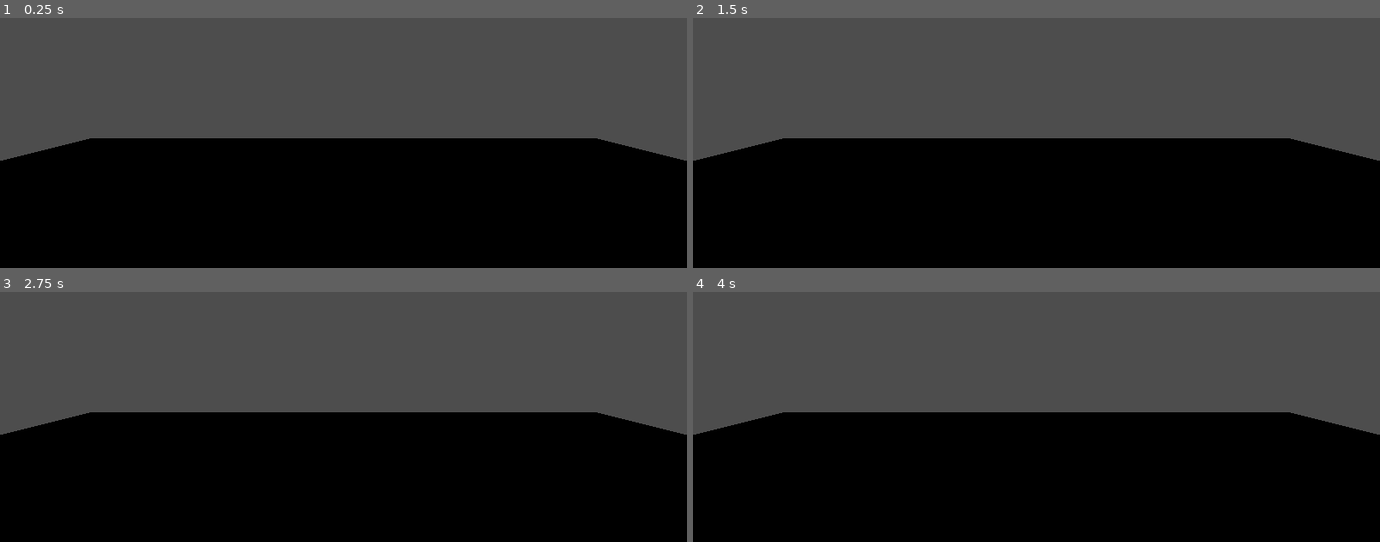
Above: before the commit, frames 1-4 (two rows, left to right).
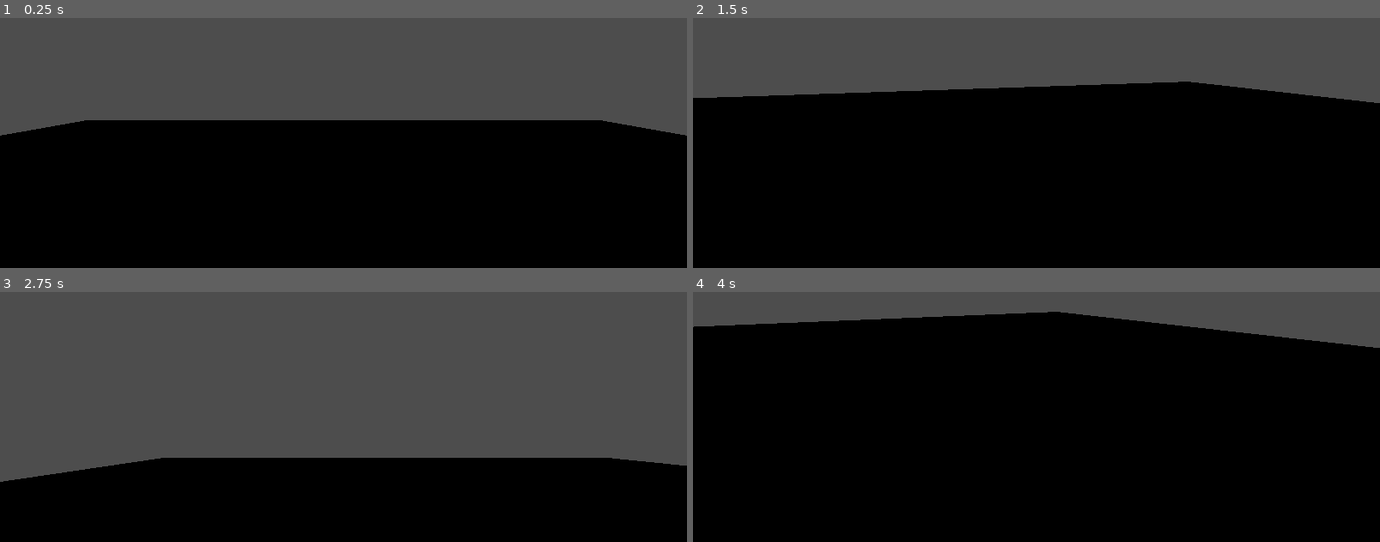
Above: after the commit, the same moments.

Repository: bmv1986/project-berezov
Game: Godot game, scene res://scenes/Main.tscn
Two runs of this game, one before a commit and one after it. Both use one fixed random seed, a clock stepped at 60 frames per second and the inputs below.
Inputs (mouse positions are in pixels of both pictures, inside the frame that each line leads up to):
- Up to frame 1 (0.25 s): no input
- Up to frame 2 (1.5 s): tap Enter (ui_accept) at 0.5, 0.77, 0.8, 1.07, 1.35 s; move the mouse to (1187, 55) at 0.52 s; hold Right (ui_right) 0.53-1.28 s; hold Shift 0.53-1.28 s; move the mouse to (899, 93) at 1.27 s; hold Down (ui_down) from 1.28 s (still down)
- Up to frame 3 (2.75 s): tap Enter (ui_accept) at 1.52, 1.82, 2.3 s; tap Shift at 1.55 s; move the mouse to (outside the picture) at 2.02 s; release Down (ui_down) at 2.03 s; hold Right (ui_right) from 2.03 s (still down); hold Shift from 2.03 s (still down)
- Up to frame 4 (4 s): move the mouse to (1002, 427) at 2.77 s; release Right (ui_right) at 2.78 s; release Shift at 2.78 s; hold Up (ui_up) 2.78-3.53 s; tap Shift at 2.85 s; tap Enter (ui_accept) at 3.02, 3.32, 3.6, 3.77 s; move the mouse to (1242, 407) at 3.52 s; hold Left (ui_left) from 3.53 s (still down)

The runs differ from the first frame. In frame 1, 7.6% of the frame differs, in the area x 0-100%, y 40-58%; in frame 2, 20%; in frame 3, 18%; in frame 4, 36%, in the area x 0-100%, y 7-58%.
Error before the commit: Parse Error: Member "velocity" redefined (original in native class 'CharacterBody3D') (res://scripts/Player.gd:7)

Commit message:
Изменил персонажа

Diff:
--- a/project.godot
+++ b/project.godot
@@ -1,5 +1,10 @@
 ; Engine configuration file.
-; Best edited from the editor.
+; It's best edited using the editor UI and not directly,
+; since the parameters that go here are not all obvious.
+;
+; Format:
+;   [section] ; section goes between []
+;   param=value ; assign values to parameters
 
 config_version=5
 
@@ -13,3 +18,38 @@
 
 window/size/viewport_width=1280
 window/size/viewport_height=720
+
+[input]
+
+ui_left={
+"deadzone": 0.5,
+"events": [Object(InputEventKey,"resource_local_to_scene":false,"resource_name":"","device":16,"window_id":0,"alt_pressed":false,"shift_pressed":false,"ctrl_pressed":false,"meta_pressed":false,"pressed":false,"keycode":4194319,"physical_keycode":0,"key_label":0,"unicode":0,"location":0,"echo":false,"script":null)
+, Object(InputEventJoypadButton,"resource_local_to_scene":false,"resource_name":"","device":-1,"button_index":13,"pressure":0.0,"pressed":false,"script":null)
+, Object(InputEventJoypadMotion,"resource_local_to_scene":false,"resource_name":"","device":-1,"axis":0,"axis_value":-1.0,"script":null)
+, Object(InputEventKey,"resource_local_to_scene":false,"resource_name":"","device":-1,"window_id":0,"alt_pressed":false,"shift_pressed":false,"ctrl_pressed":false,"meta_pressed":false,"pressed":false,"keycode":0,"physical_keycode":65,"key_label":0,"unicode":97,"location":0,"echo":false,"script":null)
+]
+}
+ui_right={
+"deadzone": 0.5,
+"events": [Object(InputEventKey,"resource_local_to_scene":false,"resource_name":"","device":16,"window_id":0,"alt_pressed":false,"shift_pressed":false,"ctrl_pressed":false,"meta_pressed":false,"pressed":false,"keycode":4194321,"physical_keycode":0,"key_label":0,"unicode":0,"location":0,"echo":false,"script":null)
+, Object(InputEventJoypadButton,"resource_local_to_scene":false,"resource_name":"","device":-1,"button_index":14,"pressure":0.0,"pressed":false,"script":null)
+, Object(InputEventJoypadMotion,"resource_local_to_scene":false,"resource_name":"","device":-1,"axis":0,"axis_value":1.0,"script":null)
+, Object(InputEventKey,"resource_local_to_scene":false,"resource_name":"","device":-1,"window_id":0,"alt_pressed":false,"shift_pressed":false,"ctrl_pressed":false,"meta_pressed":false,"pressed":false,"keycode":0,"physical_keycode":68,"key_label":0,"unicode":100,"location":0,"echo":false,"script":null)
+]
+}
+ui_up={
+"deadzone": 0.5,
+"events": [Object(InputEventKey,"resource_local_to_scene":false,"resource_name":"","device":16,"window_id":0,"alt_pressed":false,"shift_pressed":false,"ctrl_pressed":false,"meta_pressed":false,"pressed":false,"keycode":4194320,"physical_keycode":0,"key_label":0,"unicode":0,"location":0,"echo":false,"script":null)
+, Object(InputEventJoypadButton,"resource_local_to_scene":false,"resource_name":"","device":-1,"button_index":11,"pressure":0.0,"pressed":false,"script":null)
+, Object(InputEventJoypadMotion,"resource_local_to_scene":false,"resource_name":"","device":-1,"axis":1,"axis_value":-1.0,"script":null)
+, Object(InputEventKey,"resource_local_to_scene":false,"resource_name":"","device":-1,"window_id":0,"alt_pressed":false,"shift_pressed":false,"ctrl_pressed":false,"meta_pressed":false,"pressed":false,"keycode":0,"physical_keycode":87,"key_label":0,"unicode":119,"location":0,"echo":false,"script":null)
+]
+}
+ui_down={
+"deadzone": 0.5,
+"events": [Object(InputEventKey,"resource_local_to_scene":false,"resource_name":"","device":16,"window_id":0,"alt_pressed":false,"shift_pressed":false,"ctrl_pressed":false,"meta_pressed":false,"pressed":false,"keycode":4194322,"physical_keycode":0,"key_label":0,"unicode":0,"location":0,"echo":false,"script":null)
+, Object(InputEventJoypadButton,"resource_local_to_scene":false,"resource_name":"","device":-1,"button_index":12,"pressure":0.0,"pressed":false,"script":null)
+, Object(InputEventJoypadMotion,"resource_local_to_scene":false,"resource_name":"","device":-1,"axis":1,"axis_value":1.0,"script":null)
+, Object(InputEventKey,"resource_local_to_scene":false,"resource_name":"","device":-1,"window_id":0,"alt_pressed":false,"shift_pressed":false,"ctrl_pressed":false,"meta_pressed":false,"pressed":false,"keycode":0,"physical_keycode":83,"key_label":0,"unicode":115,"location":0,"echo":false,"script":null)
+]
+}
--- a/scenes/Main.tscn
+++ b/scenes/Main.tscn
@@ -9,10 +9,6 @@
 size = Vector3(30, 1, 30)
 
 [sub_resource type="CapsuleShape3D" id="2"]
-radius = 0.4
-height = 1.8
-
-[sub_resource type="CapsuleMesh" id="3"]
 radius = 0.4
 height = 1.8
 
@@ -41,16 +37,7 @@
 [node name="CollisionShape3D" type="CollisionShape3D" parent="Player" unique_id=917075856]
 shape = SubResource("2")
 
-[node name="MeshInstance3D" type="MeshInstance3D" parent="Player" unique_id=248863484]
-mesh = SubResource("3")
+[node name="CameraPivot" type="Node3D" parent="Player" unique_id=21640009]
+transform = Transform3D(1, 0, 0, 0, 1, 0, 0, 0, 1, 0, 0.8151002, -0.2559632)
 
-[node name="Camera3D" type="Camera3D" parent="Player" unique_id=915622759]
-transform = Transform3D(1, 0, 0, 0, 0.766044, 0.642788, 0, -0.642788, 0.766044, 0, 1.8, 5.5)
-
-[node name="MeshInstance3D2" type="MeshInstance3D" parent="Player" unique_id=517545193]
-visible = false
-mesh = SubResource("3")
-
-[node name="Camera3D2" type="Camera3D" parent="Player" unique_id=1434578545]
-transform = Transform3D(1, 0, 0, 0, 1, 0, 0, 0, 1, 0, 1.6, 0)
-current = true
+[node name="Camera3D" type="Camera3D" parent="Player/CameraPivot" unique_id=915622759]
--- a/scripts/Player.gd
+++ b/scripts/Player.gd
@@ -1,67 +1,89 @@
 extends CharacterBody3D
 
-@export var SPEED: float = 6.0
-@export var JUMP_VELOCITY: float = 6.5
-@export var GRAVITY: float = 18.0
+# --- Настройки физики и скорости ---
+@export var walk_speed := 5.0
+@export var sprint_speed := 8.5
+@export var jump_velocity := 4.5
+@export var acceleration := 12.0   # Плавность разгона
+@export var deceleration := 15.0   # Плавность торможения
 
-var velocity: Vector3 = Vector3.ZERO
+# --- Настройки камеры ---
+@export var mouse_sensitivity := 0.002
+@export var camera_pitch_limit := 1.2 # Ограничение наклона камеры вверх/вниз (в радианах)
 
-@onready var camera: Camera3D = get_node_or_null("Camera3D")
+# Гравитация берется из настроек проекта
+var gravity = ProjectSettings.get_setting("physics/3d/default_gravity")
 
-var yaw: float = 0.0
-var pitch: float = 0.0
+@onready var camera_pivot = $CameraPivot
+@onready var camera = $CameraPivot/Camera3D
 
 func _ready() -> void:
-	if camera == null:
-		push_warning("Player: Camera3D child not found — camera control disabled.")
-	# Capture mouse for gameplay (skip when running in editor)
-	if not Engine.is_editor_hint():
-		Input.set_mouse_mode(Input.MOUSE_MODE_CAPTURED)
+	# Захватываем курсор мыши при старте игры
+	Input.mouse_mode = Input.MOUSE_MODE_CAPTURED
+
+func _unhandled_input(event: InputEvent) -> void:
+	# Освобождение/захват курсора по клавише Escape
+	if event.is_action_pressed("ui_cancel"):
+		if Input.mouse_mode == Input.MOUSE_MODE_CAPTURED:
+			Input.mouse_mode = Input.MOUSE_MODE_VISIBLE
+		else:
+			Input.mouse_mode = Input.MOUSE_MODE_CAPTURED
+
+	# Обработка движения мыши
+	if event is InputEventMouseMotion and Input.mouse_mode == Input.MOUSE_MODE_CAPTURED:
+		# Вращаем персонажа по горизонтали (ось Y)
+		rotate_y(-event.relative.x * mouse_sensitivity)
+
+		# Вращаем камеру по вертикали (ось X)
+		camera_pivot.rotate_x(-event.relative.y * mouse_sensitivity)
+		# Ограничиваем наклон, чтобы камера не перевернулась
+		camera_pivot.rotation.x = clamp(camera_pivot.rotation.x, -camera_pitch_limit, camera_pitch_limit)
 
 func _physics_process(delta: float) -> void:
-	# Movement input (WASD)
-	var input_dir := Vector2(
-		Input.get_action_strength("move_right") - Input.get_action_strength("move_left"),
-		Input.get_action_strength("move_back") - Input.get_action_strength("move_forward")
-	)
+	# 1. Гравитация
+	if not is_on_floor():
+		velocity.y -= gravity * delta
 
-	var dir_world := Vector3.ZERO
-	if input_dir.length() > 0.0:
-		input_dir = input_dir.normalized()
-		# movement relative to player yaw (first-person)
-		var forward := -transform.basis.z
-		forward.y = 0
-		forward = forward.normalized()
-		var right := transform.basis.x
-		right.y = 0
-		right = right.normalized()
-		dir_world = (right * input_dir.x + forward * input_dir.y).normalized()
-		velocity.x = dir_world.x * SPEED
-		velocity.z = dir_world.z * SPEED
-	else:
-		velocity.x = lerp(velocity.x, 0.0, 0.15)
-		velocity.z = lerp(velocity.z, 0.0, 0.15)
+	# 2. Прыжок (Пробел)
+	if Input.is_action_just_pressed("ui_accept") and is_on_floor():
+		velocity.y = jump_velocity
 
-	# Gravity and jump
-	if not is_on_floor():
-		velocity.y -= GRAVITY * delta
-	elif Input.is_action_just_pressed("jump") and is_on_floor():
-		velocity.y = JUMP_VELOCITY
+	# 3. Расчет направления движения (относительно камеры)
+	# ui_left/right/up/down по умолчанию это A/D/W/S
+	var input_dir = Input.get_vector("ui_left", "ui_right", "ui_up", "ui_down")
 
-	# Move and get resulting velocity
-	velocity = move_and_slide(velocity, Vector3.UP)
+	# Получаем векторы "вперед" и "вправо" от глобального положения камеры
+	var forward = camera.global_transform.basis.z
+	var right = camera.global_transform.basis.x
 
-func _input(event) -> void:
-	# Mouse look: yaw rotates body, pitch rotates camera
-	if event is InputEventMouseMotion:
-		yaw -= event.relative.x * 0.003
-		pitch -= event.relative.y * 0.003
-		pitch = clamp(pitch, -1.3, 1.3)
-		rotation.y = yaw
-		if camera:
-			camera.rotation.x = pitch
+	# Обнуляем ось Y, чтобы наклон камеры не заставлял персонажа лететь в небо
+	forward.y = 0
+	right.y = 0
+	forward = forward.normalized()
+	right = right.normalized()
 
-	# ESC to release mouse (use legacy KEY_ESCAPE constant)
-	if event is InputEventKey and event.pressed:
-		if event.scancode == KEY_ESCAPE:
-			Input.set_mouse_mode(Input.MOUSE_MODE_VISIBLE)
+	# Итоговый вектор движения
+	var direction = (forward * -input_dir.y + right * input_dir.x).normalized()
+
+	# 4. Применение скорости (Спринт по Shift)
+	var current_speed = walk_speed
+	if Input.is_key_pressed(KEY_SHIFT):
+		current_speed = sprint_speed
+
+	var target_velocity = direction * current_speed
+
+	# Выбираем коэффициент: ускорение при движении, торможение при отпускании клавиш
+	var accel = acceleration if input_dir != Vector2.ZERO else deceleration
+
+	# Плавно изменяем скорость (lerp)
+	velocity.x = lerp(velocity.x, target_velocity.x, accel * delta)
+	velocity.z = lerp(velocity.z, target_velocity.z, accel * delta)
+
+	# 5. Поворот модели персонажа в сторону движения
+	if direction != Vector3.ZERO:
+		var target_angle = atan2(direction.x, direction.z)
+		# lerp_angle обеспечивает плавный поворот модели
+		rotation.y = lerp_angle(rotation.y, target_angle, 10.0 * delta)
+
+	# 6. Применяем движение
+	move_and_slide()
